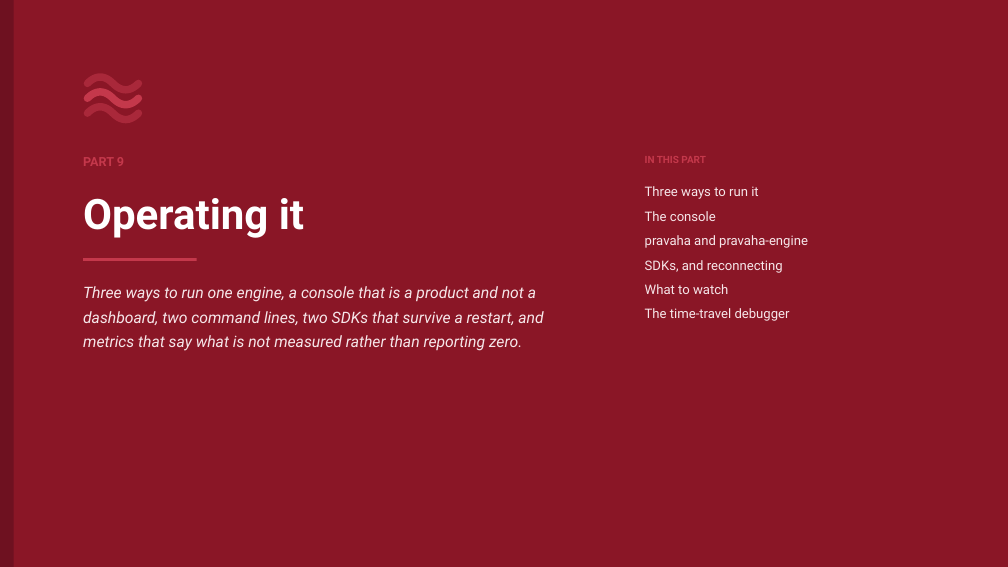
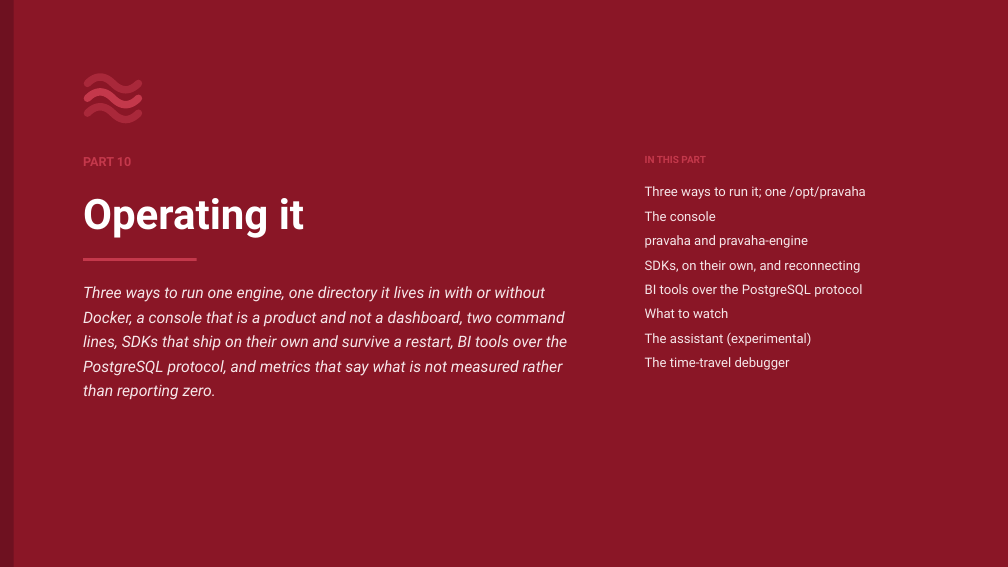
Before and after one commit to ajsinha/pravaha, a slide deck: slide 62 of docs/Pravaha-Continuous-SQL-Engine-Design-and-Evidence.pptx (slide 53 before the commit). Drawn at 1008x567 pixels with LibreOffice and Linux fonts; fonts in the diff are those of the drawing. Boxes give left, top, right and bottom in pixels: in the first picture for what was removed or moved away, otherwise in the second. Text is boxed around its words. In the diff, an @@ line names an element or a change of style, - is before the commit and + after.

```diff
--- a/docs/Pravaha-Continuous-SQL-Engine-Design-and-Evidence.pptx
+++ b/docs/Pravaha-Continuous-SQL-Engine-Design-and-Evidence.pptx
@@ text at (83, 157, 131, 166): text changed @@
-PART 9
+PART 10
@@ text at (645, 186, 866, 199): text changed @@
-Three ways to run it
+Three ways to run it; one /opt/pravaha
@@ text at (645, 260, 862, 297): text changed @@
-SDKs, and reconnecting
+SDKs, on their own, and reconnecting
+BI tools over the PostgreSQL protocol
@@ text at (83, 286, 567, 400): text changed @@
-Three ways to run one engine, a console that is a product and not a dashboard, two command lines, two SDKs that survive a restart, and metrics that say what is not measured rather than reporting zero.
+Three ways to run one engine, one directory it lives in with or without Docker, a console that is a product and not a dashboard, two command lines, SDKs that ship on their own and survive a restart, BI tools over the PostgreSQL protocol, and metrics that say what is not measured rather than reporting zero.
@@ text at (645, 332, 812, 346): paragraph added @@
+The assistant (experimental)
```
Also in this commit, not shown: 68 other slides changed, 16 slides added, 7 other files.
